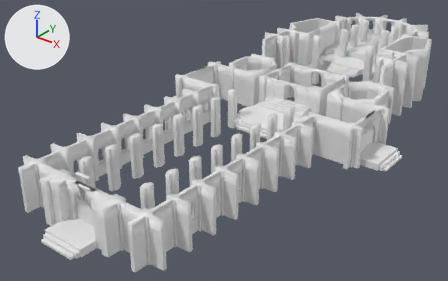
An edit to the OBJ model model/Buildings/Chapel of Yondalla/Chappel.obj, drawn before and after from the same camera.
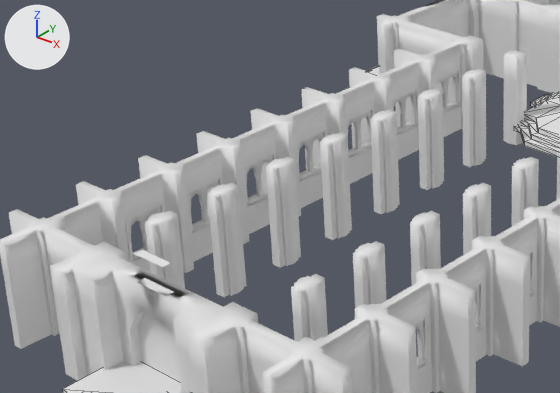
The first picture shows the older version from a 50 mm camera at (48.9, -74.3, 40.5) aimed at (-4.8, -7.1, -1.1). The close-ups show both versions on the part from 4% to 56% of the width and 24% to 82% of the height of that picture; other places that the commit changed are outside them. The lights are fixed; the arrows at upper left show +X, +Y and +Z. The close-ups show mesh edges as thin lines. Where no turn or scale is listed for an object, it has been applied to the vertices.
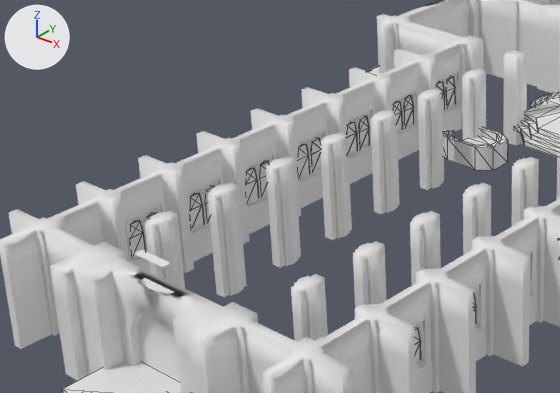
Where the change shows, as pixel boxes (x1, y1, x2, y2) in the close-ups (560 x 393 px):
'Plane.005', added: after (131, 77, 476, 362)
'Plane.006', added: after (443, 127, 508, 170)

The change, as a list of edits to the scene's bpy script:
```text
Add me_plane_006:
    me_plane_006.from_pydata(...)  # 56 vertices, 87 faces; spans x -7.68..-2.69, y -10.56..-7.96, z 0.88..2.4
Add me_plane_005:
    me_plane_005.from_pydata(...)  # 392 vertices, 280 faces; spans x -9.7..8.9, y -31.8..-5.2, z 1.8..3.9
Add ob_plane_006:
    ob_plane_006 = bpy.data.objects.new('Plane.006', me_plane_006)
    ob_plane_006.location = (0.0, 0.0, 0.0)
Add ob_plane_005:
    ob_plane_005 = bpy.data.objects.new('Plane.005', me_plane_005)
    ob_plane_005.location = (0.0, 0.0, 0.0)
```
